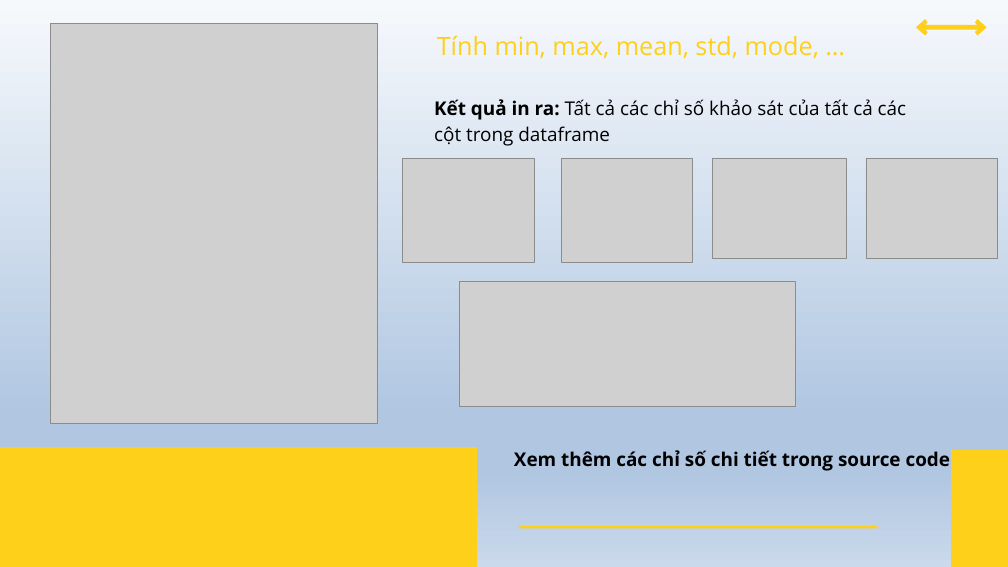
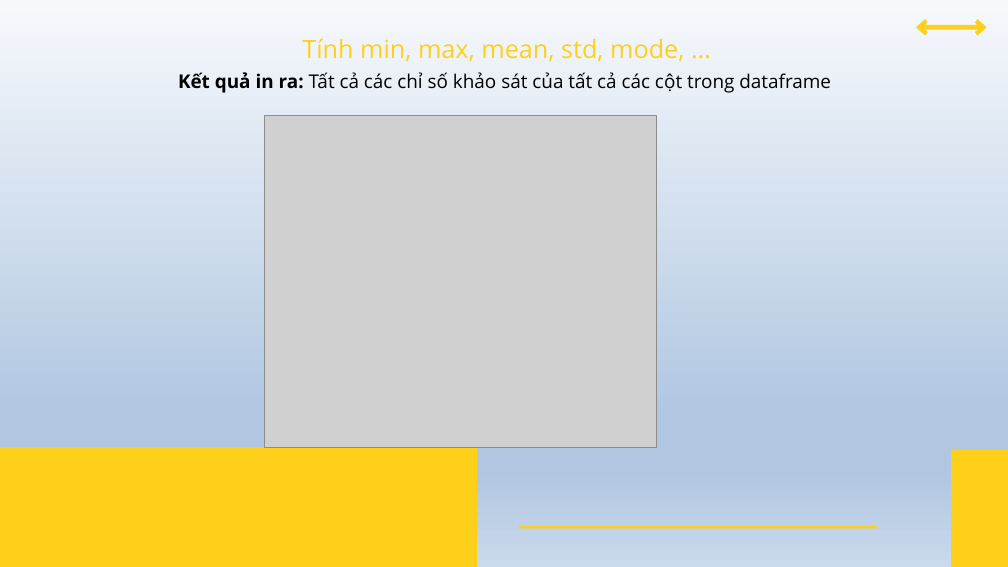
Before and after one commit to txtan11/DA, a slide deck: slide 5 of AAPL_DA/AAPL_DA.pptx. Drawn at 1008x567 pixels with LibreOffice and Linux fonts; fonts in the diff are those of the drawing; grey boxes stand for pictures. Boxes give left, top, right and bottom in pixels: in the first picture for what was removed or moved away, otherwise in the second. Text is boxed around its words. In the diff, an @@ line names an element or a change of style, - is before the commit and + after.

```diff
--- a/AAPL_DA/AAPL_DA.pptx
+++ b/AAPL_DA/AAPL_DA.pptx
@@ picture removed at bbox=[51, 23, 377, 423] @@
@@ text "Tính min, max, mean, std, ...": place and size @@
-text "Tính min, max, mean, std, ..." at bbox=[437, 35, 819, 59]
+text "Tính min, max, mean, std, ..." at bbox=[302, 38, 684, 62]
@@ text "Kết quả in ra: Tất ..." rewrapped from bbox=[434, 99, 906, 146] to bbox=[178, 72, 831, 93] @@
@@ picture added at bbox=[265, 115, 657, 447] @@
@@ picture removed at bbox=[402, 158, 534, 262] @@
@@ picture removed at bbox=[561, 158, 692, 262] @@
@@ picture removed at bbox=[713, 158, 846, 259] @@
@@ picture removed at bbox=[866, 158, 997, 258] @@
@@ picture removed at bbox=[459, 281, 795, 406] @@
@@ text removed at bbox=[514, 450, 951, 471] @@
-Xem thêm các chỉ số chi tiết trong source code
```
Also in this commit, not shown: 3 other slides changed.
